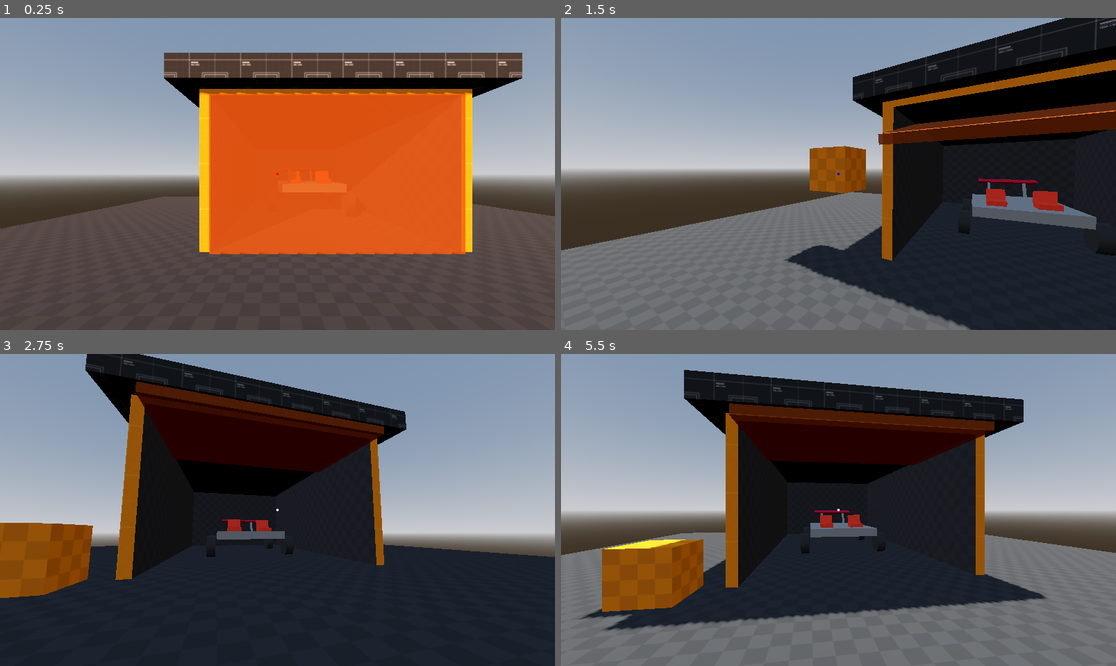
Above: before the commit, frames 1-4 (two rows, left to right).
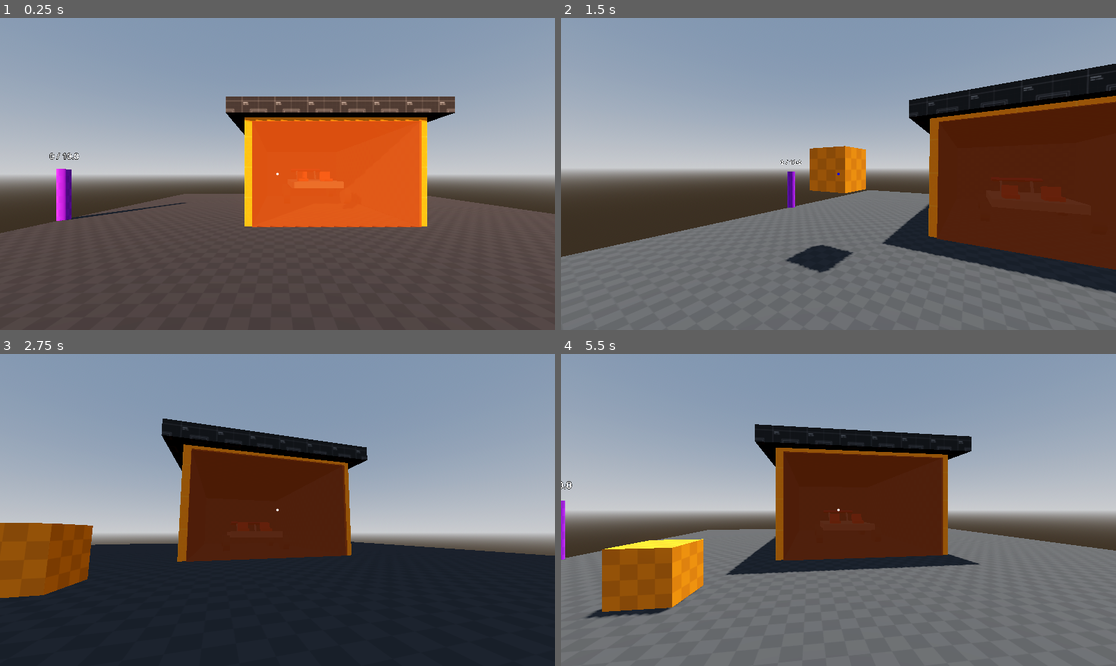
Above: after the commit, the same moments.

Repository: robb83/godot-multiplayer-sandbox-3d
Game: Godot game, scene res://scenes/levels/endless_trip.tscn
Same seed, same stepped clock (60 frames per second), same inputs: the game is played once before the commit and once after it. This scene is started directly instead of the project's main scene. Sound files missing from this copy of the repository are replaced by a short silence.
Inputs (mouse positions are in pixels of both pictures, inside the frame that each line leads up to):
- Up to frame 1 (0.25 s): no input
- Up to frame 2 (1.5 s): move the mouse to (866, 174) at 0.52 s; hold P (admin_time_speedup) from 0.53 s (still down); click (866, 174) at 0.6 s; tap Space (move_jump) at 0.77 s; move the mouse to (810, 174) at 1.27 s; right-click (810, 174) at 1.35 s
- Up to frame 3 (2.75 s): keep holding P (admin_time_speedup); tap Space (move_jump) at 1.52 s; move the mouse to (288, 503) at 2.02 s; hold Ctrl (move_crouch) from 2.03 s (still down)
- Up to frame 4 (5.5 s): keep holding P (admin_time_speedup); tap Enter at 2.75 s; move the mouse to (832, 516) at 2.77 s; release Ctrl (move_crouch) at 2.78 s; tap Shift (move_run) at 2.85 s; tap Space (move_jump) at 3.02, 3.77, 4.52 s; move the mouse to (877, 513) at 3.52 s; tap F (vehicle_hazard) at 3.6 s; move the mouse to (794, 506) at 4.27 s; tap K (vehicle_highbeam) at 4.35 s; move the mouse to (844, 510) at 5.02 s; hold H (vehicle_horn) from 5.03 s (still down)

The runs differ from the first frame. In frame 1, 24% of the frame differs, in the area x 0-100%, y 11-76%; in frame 2, 35%; in frame 3, 27%; in frame 4, 37%, in the area x 0-100%, y 5-89%.

Commit message:
feat: object storage for dynamic objects, it almost works, but need to be reconsiders

Diff:
--- a/objects/player.gd
+++ b/objects/player.gd
@@ -106,13 +106,13 @@
 		held_object_position = cam_transform.origin + -cam_transform.basis.z * player_input.object_distance
 		held_object_rotation = player_input.object_rotation
 
-		if vehicle_object:
+		if vehicle_object and is_instance_valid(vehicle_object) and vehicle_object.is_inside_tree():
 			crouching = true
 			var target_position = vehicle_object.to_global(vehicle_seat_transform.origin)
 			position = target_position
 			rotation.y = player_input.orientation.y + vehicle_object.rotation.y
 	else:
-		if vehicle_object:
+		if vehicle_object and is_instance_valid(vehicle_object) and vehicle_object.is_inside_tree():
 			crouching = true
 			var target_position = vehicle_object.to_global(vehicle_seat_transform.origin)
 			position = target_position
--- /dev/null
+++ b/scenes/levels/endless_chunks/endless_trip_chunk.gd
@@ -0,0 +1,15 @@
+extends EndlessChunkInstance
+
+@onready var label_3d: Label3D = $StaticObjects/StaticBody3D2/Label3D
+
+func _ready():
+	super._ready()
+	label_3d.text = "%s / %s" % [index, label_3d.global_position.z]
+
+func generate():
+	super.generate()
+
+	for y in range(2):
+		for x in range(4):
+			for z in range(4):
+				manager.spawn_dynamic_object("res://objects/pickable_03.tscn", Vector3(global_position.x + x, global_position.y + 0.6 + y, global_position.z + z) , Vector3.ZERO)
--- a/scenes/levels/endless_chunks/endless_trip_chunk.tscn
+++ b/scenes/levels/endless_chunks/endless_trip_chunk.tscn
@@ -1,7 +1,8 @@
 [gd_scene format=3 uid="uid://c20jwf7rv8lba"]
 
-[ext_resource type="Script" uid="uid://dsn5hxvdur310" path="res://scripts/endless_chunk_instance.gd" id="1_hlu2n"]
+[ext_resource type="Script" uid="uid://cu4je4sd8k7m6" path="res://scenes/levels/endless_chunks/endless_trip_chunk.gd" id="1_hlu2n"]
 [ext_resource type="Texture2D" uid="uid://bpnrngm7wcbmk" path="res://assets/kenney_prototype_textures/Vector/texture_09.svg" id="2_ur7ch"]
+[ext_resource type="Texture2D" uid="uid://ci0pmwcqsjmk1" path="res://assets/kenney_prototype_textures/PNG/Purple/texture_09.png" id="3_ur7ch"]
 
 [sub_resource type="BoxShape3D" id="BoxShape3D_8iarp"]
 size = Vector3(20, 0.1, 20)
@@ -11,6 +12,18 @@
 
 [sub_resource type="StandardMaterial3D" id="StandardMaterial3D_tdo0a"]
 albedo_texture = ExtResource("2_ur7ch")
+uv1_triplanar = true
+texture_filter = 5
+
+[sub_resource type="CylinderShape3D" id="CylinderShape3D_ur7ch"]
+radius = 0.2
+
+[sub_resource type="CylinderMesh" id="CylinderMesh_hlu2n"]
+top_radius = 0.2
+bottom_radius = 0.2
+
+[sub_resource type="StandardMaterial3D" id="StandardMaterial3D_qqcfq"]
+albedo_texture = ExtResource("3_ur7ch")
 uv1_triplanar = true
 texture_filter = 5
 
@@ -29,4 +42,20 @@
 mesh = SubResource("BoxMesh_8vlvx")
 surface_material_override/0 = SubResource("StandardMaterial3D_tdo0a")
 
+[node name="StaticBody3D2" type="StaticBody3D" parent="StaticObjects" unique_id=1606522922]
+transform = Transform3D(1, 0, 0, 0, 1, 0, 0, 0, 1, -10, 1, 0)
+
+[node name="CollisionShape3D" type="CollisionShape3D" parent="StaticObjects/StaticBody3D2" unique_id=378604964]
+shape = SubResource("CylinderShape3D_ur7ch")
+
+[node name="MeshInstance3D" type="MeshInstance3D" parent="StaticObjects/StaticBody3D2" unique_id=833406604]
+mesh = SubResource("CylinderMesh_hlu2n")
+surface_material_override/0 = SubResource("StandardMaterial3D_qqcfq")
+
+[node name="Label3D" type="Label3D" parent="StaticObjects/StaticBody3D2" unique_id=836594586]
+transform = Transform3D(1, 0, 0, 0, 1, 0, 0, 0, 1, 0, 1.5, 0)
+billboard = 1
+text = "0"
+font_size = 64
+
 [node name="DynamicObjects" type="Node3D" parent="." unique_id=1792608229]
--- a/scenes/levels/endless_chunks/endless_trip_chunk_start.gd
+++ b/scenes/levels/endless_chunks/endless_trip_chunk_start.gd
@@ -1,7 +1,12 @@
 extends EndlessChunkInstance
 
+@onready var label_3d: Label3D = $StaticObjects/StaticBody3D2/Label3D
 @onready var garage: Node3D = $StaticObjects/Garage
 @onready var vehicle_spawn: Node3D = $DynamicObjects/VehicleSpawn
+
+func _ready():
+	super._ready()
+	label_3d.text = "%s / %s" % [index, label_3d.global_position.z]
 
 func get_chunk_state() -> Dictionary:
 	var open = garage.state_open
@@ -15,5 +20,5 @@
 		garage.set_state(state["garage"])
 
 func generate():
-	generated = true
-	manager.spawn_dynamics_object("res://objects/vehicle_car.tscn", vehicle_spawn.global_position)
+	super.generate()
+	manager.spawn_dynamic_object("res://objects/vehicle_car.tscn", vehicle_spawn.global_position, Vector3.ZERO)
--- a/scenes/levels/endless_chunks/endless_trip_chunk_start.tscn
+++ b/scenes/levels/endless_chunks/endless_trip_chunk_start.tscn
@@ -3,6 +3,7 @@
 [ext_resource type="Script" uid="uid://cm5315wfen8i0" path="res://scenes/levels/endless_chunks/endless_trip_chunk_start.gd" id="1_g5v64"]
 [ext_resource type="Texture2D" uid="uid://bpnrngm7wcbmk" path="res://assets/kenney_prototype_textures/Vector/texture_09.svg" id="1_ix2sv"]
 [ext_resource type="PackedScene" uid="uid://cj74uk6yjvcay" path="res://objects/static_garage.tscn" id="2_g5v64"]
+[ext_resource type="Texture2D" uid="uid://ci0pmwcqsjmk1" path="res://assets/kenney_prototype_textures/PNG/Purple/texture_09.png" id="4_y28o0"]
 
 [sub_resource type="BoxShape3D" id="BoxShape3D_8iarp"]
 size = Vector3(20, 0.1, 20)
@@ -12,6 +13,18 @@
 
 [sub_resource type="StandardMaterial3D" id="StandardMaterial3D_tdo0a"]
 albedo_texture = ExtResource("1_ix2sv")
+uv1_triplanar = true
+texture_filter = 5
+
+[sub_resource type="CylinderShape3D" id="CylinderShape3D_y28o0"]
+radius = 0.2
+
+[sub_resource type="CylinderMesh" id="CylinderMesh_g5v64"]
+top_radius = 0.2
+bottom_radius = 0.2
+
+[sub_resource type="StandardMaterial3D" id="StandardMaterial3D_ixy1d"]
+albedo_texture = ExtResource("4_y28o0")
 uv1_triplanar = true
 texture_filter = 5
 
@@ -33,6 +46,22 @@
 [node name="Garage" parent="StaticObjects" unique_id=1434474583 instance=ExtResource("2_g5v64")]
 transform = Transform3D(1, 0, 0, 0, 1, 0, 0, 0, 1, 0, 0, -4)
 
+[node name="StaticBody3D2" type="StaticBody3D" parent="StaticObjects" unique_id=186570635]
+transform = Transform3D(1, 0, 0, 0, 1, 0, 0, 0, 1, -10, 0.955, 0)
+
+[node name="CollisionShape3D" type="CollisionShape3D" parent="StaticObjects/StaticBody3D2" unique_id=1616080859]
+shape = SubResource("CylinderShape3D_y28o0")
+
+[node name="MeshInstance3D" type="MeshInstance3D" parent="StaticObjects/StaticBody3D2" unique_id=1211935248]
+mesh = SubResource("CylinderMesh_g5v64")
+surface_material_override/0 = SubResource("StandardMaterial3D_ixy1d")
+
+[node name="Label3D" type="Label3D" parent="StaticObjects/StaticBody3D2" unique_id=821786483]
+transform = Transform3D(1, 0, 0, 0, 1, 0, 0, 0, 1, 0, 1.5, 0)
+billboard = 1
+text = "0"
+font_size = 64
+
 [node name="DynamicObjects" type="Node3D" parent="." unique_id=1792608229]
 
 [node name="VehicleSpawn" type="Node3D" parent="DynamicObjects" unique_id=1117418175]
--- a/scenes/levels/endless_trip.gd
+++ b/scenes/levels/endless_trip.gd
@@ -4,10 +4,9 @@
 @onready var players: Node3D = $ChunkManager/Players
 
 @onready var player_template = preload("res://objects/player.tscn")
-@onready var pickable_01 = preload("res://objects/pickable_03.tscn")
 
-const SPAWN_POINT := Vector3(0, 0.5, 7)
-const SPAWN_RANDOM := 2.0
+const SPAWN_POINT := Vector3(0, 0.5, 20)
+const SPAWN_RANDOM := 3.0
 
 func _ready():
 	Input.mouse_mode = Input.MOUSE_MODE_CAPTURED
@@ -55,6 +54,4 @@
 @rpc("any_peer", "call_local")
 func spawn_object(pos):
 	if is_multiplayer_authority():
-		var object = pickable_01.instantiate()
-		object.position = pos
-		add_child(object, true)
+		chunk_manager.spawn_dynamic_object("res://objects/pickable_03.tscn", pos, Vector3.ZERO)
--- a/scripts/endless_chunk_instance.gd
+++ b/scripts/endless_chunk_instance.gd
@@ -2,15 +2,17 @@
 class_name EndlessChunkInstance
 
 var players = {}
+var index : int = -1
 var version : int = 1
 var generated : bool = false
 var manager : EndlessChunkManager = null
 
+func _enter_tree() -> void:
+	set_synchronizers_public_visibility(false)
+	set_synchronizers_visibility_for(get_multiplayer_authority(), true)
+
 func _ready():
-	generated = true
-	set_synchronizers_visibility_safe(false)
-	if not is_multiplayer_authority():
-		set_synchronizers_visibility_for(1, true)
+	pass
 
 func get_chunk_state() -> Dictionary:
 	return { "version": version, "generated": generated }
@@ -23,33 +25,14 @@
 	generated = true
 
 func set_synchronizers_visibility_for(peer_id : int, value: bool) -> void:
-	if not value:
-		if players.has(peer_id):
-			players.erase(peer_id)
-	elif value:
-		players[peer_id] = true
+	if is_multiplayer_authority() and peer_id != get_multiplayer_authority():
+		if not value:
+			if players.has(peer_id):
+				players.erase(peer_id)
+		elif value:
+			players[peer_id] = true
 
-	_set_synchronizers_visibility_for(self, peer_id, value)
+	GameState.set_synchronizers_visibility_for(self, peer_id, value)
 
-func _set_synchronizers_visibility_for(root: Node, peer_id : int, value: bool) -> void:
-	if !is_instance_valid(root):
-		return
-
-	if root is MultiplayerSynchronizer:
-		root.set_visibility_for(peer_id, value)
-
-	for child in root.get_children():
-		_set_synchronizers_visibility_for(child, peer_id, value)
-
-func set_synchronizers_visibility_safe(value: bool) -> void:
-	_set_synchronizers_visibility_safe(self, value)
-
-func _set_synchronizers_visibility_safe(root: Node, value: bool) -> void:
-	if !is_instance_valid(root):
-		return
-
-	if root is MultiplayerSynchronizer:
-		root.public_visibility = false
-
-	for child in root.get_children():
-		_set_synchronizers_visibility_safe(child, value)
+func set_synchronizers_public_visibility(value: bool) -> void:
+	GameState.set_synchronizers_public_visibility(self, value)
--- a/scripts/endless_chunk_manager.gd
+++ b/scripts/endless_chunk_manager.gd
@@ -7,6 +7,12 @@
 # test: authorization transfer to client
 # test: disable player synchronization
 
+# TODO: client error on RPC call for non-visible node
+# TODO: dynamic objects removed from client when leave object origin chunk
+
+var chunk01 := preload("res://scenes/levels/endless_chunks/endless_trip_chunk.tscn")
+var chunk02 := preload("res://scenes/levels/endless_chunks/endless_trip_chunk_start.tscn")
+
 @onready var chunks: Node3D = $Chunks
 @onready var objects: Node3D = $Objects
 @onready var multiplayer_spawner_objects: MultiplayerSpawner = $"../MultiplayerSpawnerObjects"
@@ -14,120 +20,196 @@
 @export var chunk_scene: PackedScene
 @export var start_scene: PackedScene
 @export var chunk_length: float = 50.0
-@export var view_distance: int = 5
+@export var view_distance: int = 3
 
 var player : Player = null
 var spawned_chunks = {}
 var last_chunk_index : int = 0
 var chunk_states : Dictionary = {}
-var object_counter : int = 0
+var object_counter : int = 1
+var object_storage : EndlessObjectStorage = null
 
 func _ready():
-	multiplayer_spawner_objects.spawn_function = _spawn_function
-
-func _spawn_function(data):
+	Network.player_disconnected.connect(_player_disconnected)
+	multiplayer_spawner_objects.spawn_function = _spawn_object_function
+	object_storage = EndlessObjectStorage.new(chunk_length)
+
+func _player_disconnected(peer_id):
+	for key in spawned_chunks.keys():
+		var instance = spawned_chunks[key]
+		if instance.players.has(peer_id):
+			instance.set_synchronizers_visibility_for(peer_id, false)
+
+func _spawn_object_function(data):
 	var id = data[0]
 	var scene = data[1]
 	var pos = data[2]
+	var rot = data[3]
+	var chunk = get_chunk_index(pos.z)
+	#print("[%s] _spawn_function %s" % [multiplayer.get_unique_id(), str(data)])
 
 	var object = load(scene).instantiate()
-	object.name = str(name)
+	object.name = str(id)
 	object.position = pos
+	object.rotation = rot
+
+	#TODO: refactor/rethink (just for quick test)
+	GameState.set_synchronizers_public_visibility(object, false)
+	if multiplayer.is_server():
+		if spawned_chunks.has(chunk):
+			for p in spawned_chunks[chunk].players.keys():
+				GameState.set_synchronizers_visibility_for(object, p, true)
+
 	return object
 
+func get_chunk_index(z_pos: float) -> int:
+	return int(floor(z_pos / chunk_length))
+
+func spawn_dynamic_object(scene_path, pos, rot):
+	#print("[%s] spawn_dynamics_object %s, %s" % [multiplayer.get_unique_id(), str(scene_path), pos])
+
+	#TODO: object type id
+
+	object_counter = object_counter + 1
+	var id = object_counter
+
+	object_storage.update_object(id, scene_path, pos, rot)
+	multiplayer_spawner_objects.spawn([id, scene_path, pos, rot])
+
 func _process(_delta):
-	update_chunks()
-
-func update_chunks():
+	_update_chunks()
+
+func _update_chunks():
 	if not player:
 		if GameState.current_world:
 			player = GameState.current_world.get_client_player()
 			if not player:
 				return
 
-	var player_z = player.global_transform.origin.z
-	var current_chunk = int(player_z / chunk_length)
-
-	for i in range(current_chunk - view_distance, current_chunk + view_distance):
-		if i < 0:
-			continue
+	var current_chunk = get_chunk_index(player.global_transform.origin.z)
+
+	for i in range(max(0, current_chunk - view_distance), current_chunk + view_distance):
+
+		if i < 0: continue
 
 		if not spawned_chunks.has(i):
 			_spawn_chunk(i)
-			chunk_loaded.rpc(i)
+		else:
+			spawned_chunks[i].visible = true
 
 	for key in spawned_chunks.keys():
-		if key < current_chunk - view_distance:
+		if key < current_chunk - view_distance or key > current_chunk + view_distance:
 			if multiplayer.is_server() and spawned_chunks[key].players.size() > 0:
+				spawned_chunks[key].visible = false
 				continue
+
 			_remove_chunk(key)
 
-func spawn_dynamics_object(scene_path, pos):
-	print("[%s] spawn_dynamics_object %s, %s" % [multiplayer.get_unique_id(), str(scene_path), pos])
-
-	#TODO: object type id
-
-	object_counter = object_counter + 1
-	var id = object_counter
-
-	multiplayer_spawner_objects.spawn([id, scene_path, pos])
-
 func _remove_chunk(index):
-	if multiplayer.is_server():
-		chunk_states[index] = spawned_chunks[index].get_chunk_state()
+	print("[%s] _remove_chunk: %s" % [multiplayer.get_unique_id(), index])
+
+	_remove_objects(index)
+
 	spawned_chunks[index].queue_free()
 	spawned_chunks.erase(index)
-	chunk_removed.rpc(index)
+	if not multiplayer.is_server():
+		chunk_removed.rpc_id(1, index)
+
+func _remove_objects(index):
+	if multiplayer.is_server():
+		var pos = spawned_chunks[index].position
+		chunk_states[index] = spawned_chunks[index].get_chunk_state()
+
+		# update before remove
+		var items = object_storage.get_objects(pos.z, 0)
+		for i in items:
+			var id = str(i.id)
+			if objects.has_node(id):
+				var node = objects.get_node(id)
+				object_storage.update_object(i.id, i.scene, node.position, node.rotation)
+
+		# remove
+		items = object_storage.get_objects(pos.z, 0)
+		for i in items:
+			var id = str(i.id)
+			if objects.has_node(id):
+				var node = objects.get_node(id)
+				object_storage.update_object(i.id, i.scene, node.position, node.rotation)
+				node.freeze = true
+				node.queue_free()
 
 func _spawn_chunk(index):
+	print("[%s] _spawn_chunk: %s" % [multiplayer.get_unique_id(), index])
+
 	var chunk = start_scene.instantiate() if index == 0 else chunk_scene.instantiate()
 	chunk.name = str(index)
-	chunk.position.z = index * chunk_length
+	chunk.index = index
+	chunk.position.z = (chunk_length / 2.0) + (index * chunk_length)
 	chunk.manager = self
+	spawned_chunks[index] = chunk
+
 	chunks.add_child(chunk)
-	spawned_chunks[index] = chunk
 
 	if multiplayer.is_server():
 		if chunk_states.has(index):
 			chunk.set_chunk_state(chunk_states[index])
+			_spawn_objects(index)
 		else:
 			chunk.generate()
-
-@rpc("any_peer")
-func request_chunk_state(chunk):
-	if multiplayer.is_server():
-		var peer_id = multiplayer.get_remote_sender_id()
-		if spawned_chunks.has(chunk):
-			response_chunk_state.rpc_id(peer_id, chunk, spawned_chunks[chunk].get_chunk_state())
-		elif spawned_chunks.has(chunk):
-			response_chunk_state.rpc_id(peer_id, chunk, chunk_states[chunk])
-		else:
-			print("ERROR")
-
-@rpc("authority")
-func response_chunk_state(chunk, state):
-	chunk_states[chunk] = state
-	if spawned_chunks.has(chunk):
-		spawned_chunks[chunk].set_chunk_state(state)
+	else:
+		chunk_loaded.rpc_id(1, index)
+
+func _spawn_objects(index):
+	if multiplayer.is_server():
+		if spawned_chunks.has(index):
+			print("[%s] spawn_objects: %s" % [multiplayer.get_unique_id(), str(index)])
+			var pos = spawned_chunks[index].position.z
+			var items = object_storage.get_objects(pos, 0)
+			for i in items:
+				var id = str(i.id)
+				if not objects.has_node(id):
+					multiplayer_spawner_objects.spawn([i.id, i.scene, i.pos, i.rot])
+				else:
+					print("Already spawned: %s" % id)
 
 @rpc("any_peer")
 func chunk_loaded(chunk):
+	if not multiplayer.is_server():
+		return
+
 	var peer_id = multiplayer.get_remote_sender_id()
 	print("[%s] chunk_loaded: %s, %s" % [multiplayer.get_unique_id(), peer_id, chunk])
 
-	if multiplayer.is_server():
-		if not spawned_chunks.has(chunk):
-			_spawn_chunk(chunk)
-
+	if not spawned_chunks.has(chunk):
+		_spawn_chunk(chunk)
+
+	#TODO: refactor (just for quick test)
 	if spawned_chunks.has(chunk):
-		spawned_chunks[chunk].set_synchronizers_visibility_for(peer_id, true)
+		var instance = spawned_chunks[chunk]
+		instance.set_synchronizers_visibility_for(peer_id, true)
+		var ps = instance.players.keys()
+		var items = object_storage.get_objects(instance.position.z, 0)
+		for i in items:
+			for p in ps:
+				if objects.has_node(str(i.id)):
+					GameState.set_synchronizers_visibility_for(objects.get_node(str(i.id)), p, true)
 
 @rpc("any_peer")
 func chunk_removed(chunk):
+	if not multiplayer.is_server():
+		return
+
 	var peer_id = multiplayer.get_remote_sender_id()
 	print("[%s] chunk_removed: %s, %s" % [multiplayer.get_unique_id(), peer_id, chunk])
 
 	if spawned_chunks.has(chunk):
-		spawned_chunks[chunk].set_synchronizers_visibility_for(peer_id, false)
-		if multiplayer.is_server() and spawned_chunks[chunk].players.size() == 0:
-			_remove_chunk(chunk)
+		var instance = spawned_chunks[chunk]
+		instance.set_synchronizers_visibility_for(peer_id, false)
+
+		#TODO: refactor (just for quick test)
+		var ps = instance.players.keys()
+		var items = object_storage.get_objects(instance.position.z, 0)
+		for i in items:
+			for p in ps:
+				if objects.has_node(str(i.id)):
+					GameState.set_synchronizers_visibility_for(objects.get_node(str(i.id)), p, false)
--- /dev/null
+++ b/scripts/endless_object_storage.gd
@@ -0,0 +1,45 @@
+extends RefCounted
+class_name EndlessObjectStorage
+
+var chunk_length := 50.0
+var chunks: Dictionary = {}
+var object_to_chunk: Dictionary = {}
+
+func _init(length : float = 50.0):
+	chunk_length = length
+
+func _create_object(id: int, scene: String, pos: Vector3, rot: Vector3) -> Dictionary:
+	return { "id": id, "scene": scene, "pos": pos, "rot": rot }
+
+func get_chunk_index(z_pos: float) -> int:
+	return int(floor(z_pos / chunk_length))
+
+func update_object(id: int, scene: String, pos: Vector3, rot: Vector3):
+	var current_chunk = get_chunk_index(pos.z)
+	if current_chunk < 0: current_chunk = 0
+
+	if object_to_chunk.has(id):
+		var previous_chunk = object_to_chunk[id]
+
+		if previous_chunk != current_chunk:
+			object_to_chunk[id] = current_chunk
+			chunks[previous_chunk].erase(id)
+			print(id)
+	else:
+		object_to_chunk[id] = current_chunk
+
+	if not chunks.has(current_chunk):
+		chunks[current_chunk] = {}
+
+	chunks[current_chunk][id] = _create_object(id, scene, pos, rot)
+
+func get_objects(z_pos: float, radius: float) -> Array:
+	var center = get_chunk_index(z_pos)
+	var r = int(ceil(radius / chunk_length))
+	var result: Array = []
+
+	for i in range(center - r, center + r + 1):
+		if chunks.has(i):
+			result.append_array(chunks[i].values())
+
+	return result
--- a/scripts/game_state.gd
+++ b/scripts/game_state.gd
@@ -11,3 +11,23 @@
 		if r.ends_with(".tscn"):
 			result.append({ "name": r.get_basename(), "path": "res://scenes/levels/" + r })
 	return result
+
+func set_synchronizers_visibility_for(root: Node, peer_id : int, value: bool) -> void:
+	if !is_instance_valid(root):
+		return
+
+	if root is MultiplayerSynchronizer:
+		root.set_visibility_for(peer_id, value)
+
+	for child in root.get_children():
+		set_synchronizers_visibility_for(child, peer_id, value)
+
+func set_synchronizers_public_visibility(root: Node, value: bool) -> void:
+	if !is_instance_valid(root):
+		return
+
+	if root is MultiplayerSynchronizer:
+		root.public_visibility = value
+
+	for child in root.get_children():
+		set_synchronizers_public_visibility(child, value)
Not shown, added: scenes/levels/endless_chunks/endless_trip_chunk.gd.uid
Not shown, added: scripts/endless_object_storage.gd.uid
